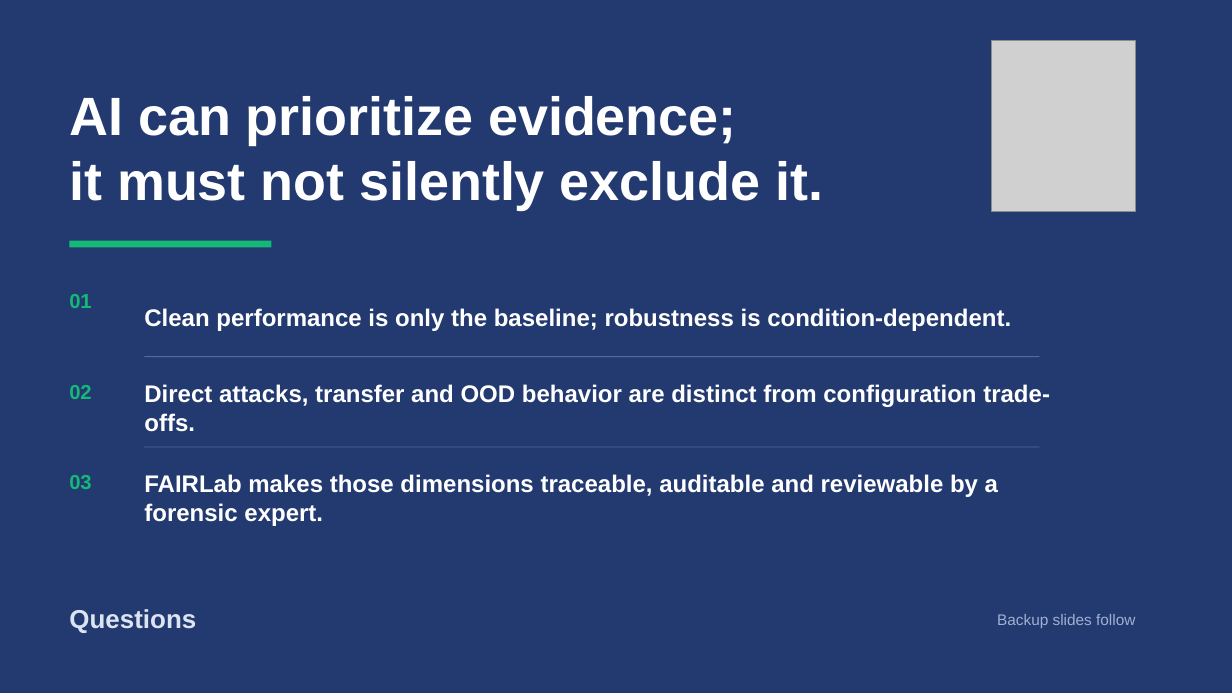
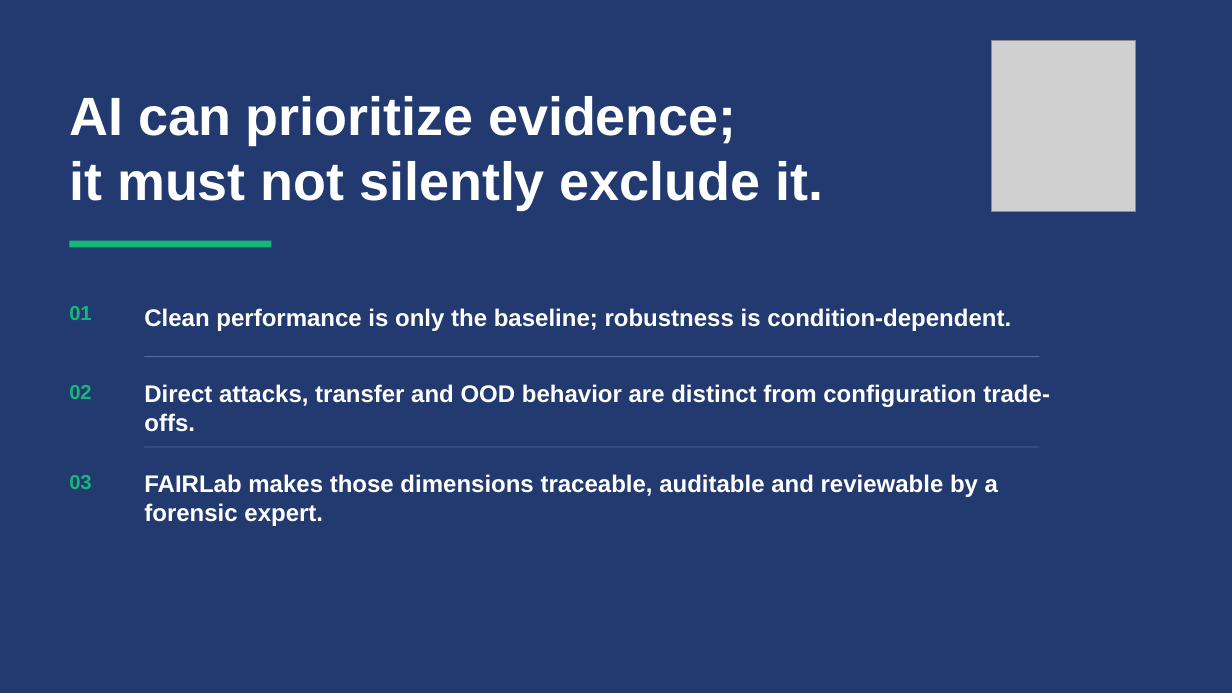
Before and after one commit to lmolinario/msc-thesis-ai-robustness-in-digital-forensics, a slide deck: slide 14 of docs/presentation/Molinario_Thesis_Defense_2026.pptx (slide 13 before the commit). Drawn at 1232x693 pixels with LibreOffice and Linux fonts; fonts in the diff are those of the drawing; grey boxes stand for pictures. Boxes give left, top, right and bottom in pixels: in the first picture for what was removed or moved away, otherwise in the second. Text is boxed around its words. In the diff, an @@ line names an element or a change of style, - is before the commit and + after.

```diff
--- a/docs/presentation/Molinario_Thesis_Defense_2026.pptx
+++ b/docs/presentation/Molinario_Thesis_Defense_2026.pptx
@@ text "01": place and size @@
-text "01" at <box>69,294,91,308</box>
+text "01" at <box>69,306,91,320</box>
@@ text removed at <box>69,609,196,633</box> @@
-Questions
@@ text removed at <box>997,614,1135,628</box> @@
-Backup slides follow
```
Also in this commit, not shown: 17 other slides changed, 6 slides added, 8 other files.
